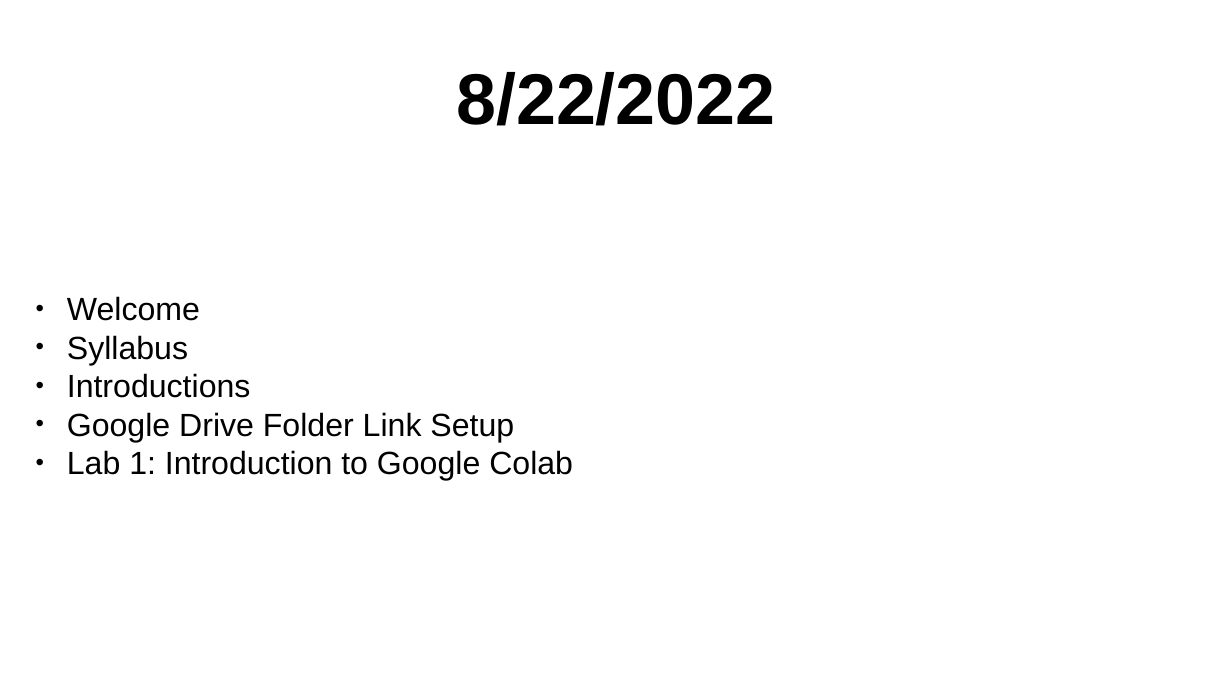
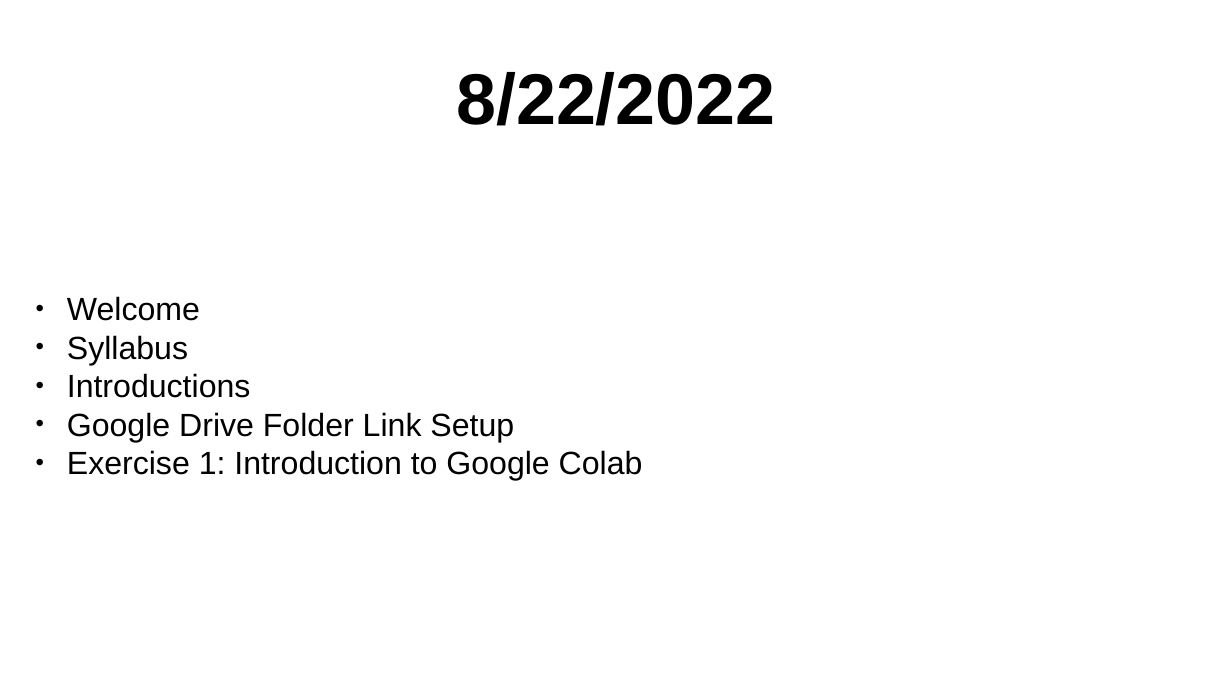
Before and after one commit to daveminh/Chem456-2022F, a slide deck: slide 1 of slides/08-22-introduction.pptx. Drawn at 1232x693 pixels with LibreOffice and Linux fonts; fonts in the diff are those of the drawing. Boxes give left, top, right and bottom in pixels: in the first picture for what was removed or moved away, otherwise in the second. Text is boxed around its words. In the diff, an @@ line names an element or a change of style, - is before the commit and + after.

Commit message:
Updating slides to move labs to exercises

```diff
--- a/slides/08-22-introduction.pptx
+++ b/slides/08-22-introduction.pptx
@@ text at box(67, 450, 643, 481): text changed @@
-• Lab 1: Introduction to Google Colab
+• Exercise 1: Introduction to Google Colab
```
Also in this commit, not shown: 1 other slide changed, 8 other files.
